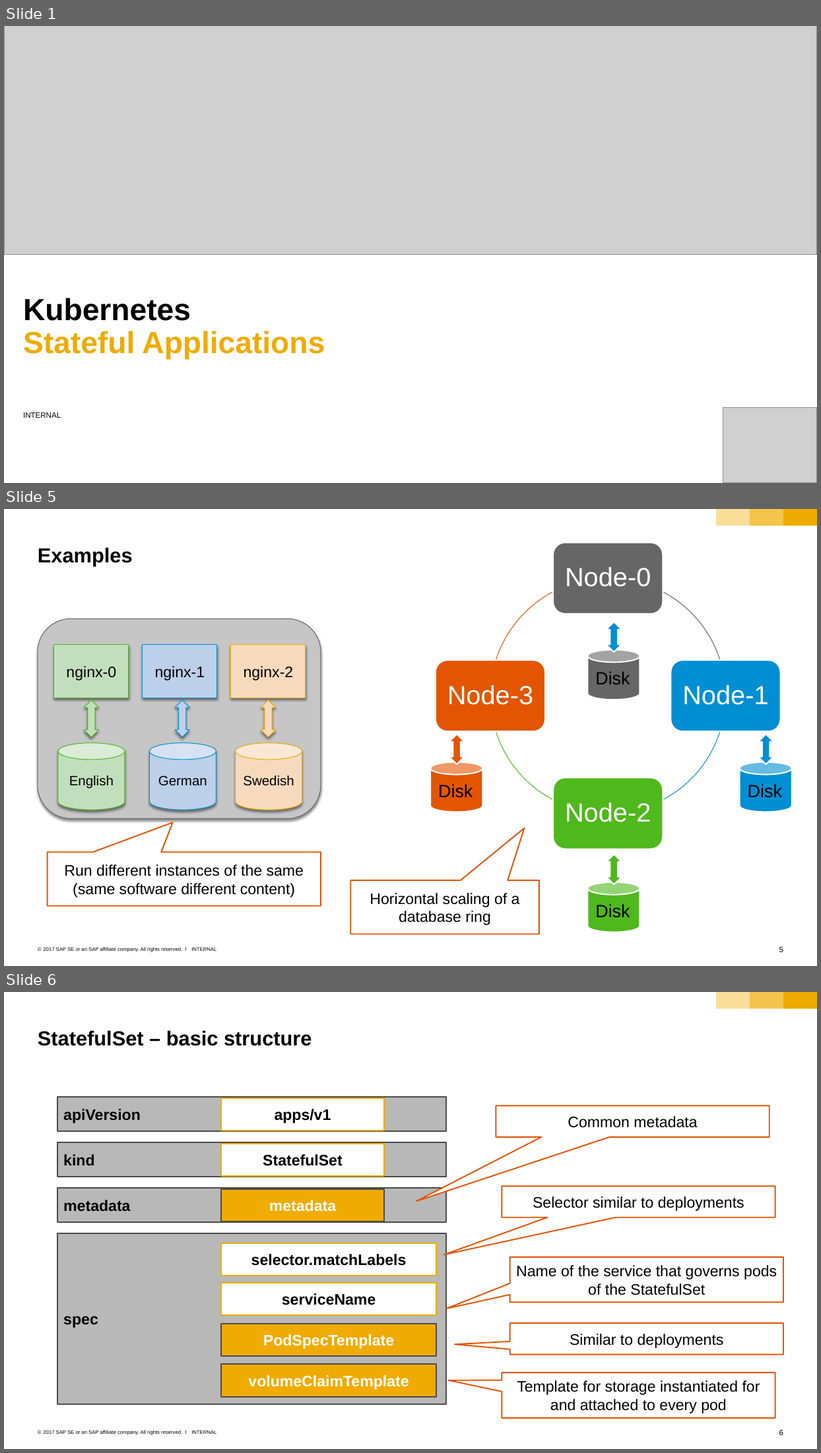
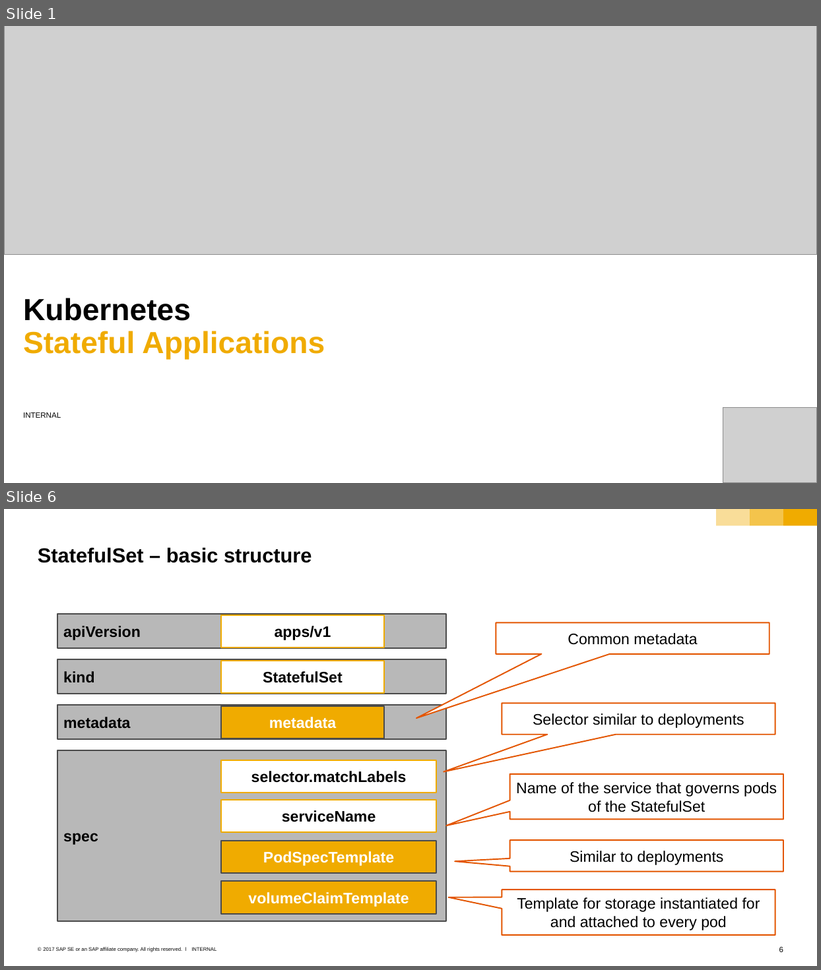
Before and after one commit to cuijiyao01/docker-k8s-training, a slide deck: kubernetes/10_statefulset.pptx. Shown one above the other, each under a label of ours: slides 1, 5 and 6 before the commit, slides 1 and 6 after it; the slides between them are not shown. The pictures are 821x1453 and 821x970 pixels, drawn with LibreOffice and Linux fonts; fonts in the diff are those of the drawing; grey boxes stand for pictures; background and template pictures are left out. Boxes give left, top, right and bottom in pixels: in the first picture for what was removed or moved away, otherwise in the second. Text is boxed around its words. In the diff, an @@ line names an element or a change of style, - is before the commit and + after.

```diff
--- a/kubernetes/10_statefulset.pptx
+++ b/kubernetes/10_statefulset.pptx
@@ slide 5 removed at bbox=[4, 509, 817, 966], background #FFFFFF; not listed: 6 template elements that a slide beside it also shows @@
@@ title removed at bbox=[38, 547, 133, 566] @@
-Examples
@@ group removed at bbox=[436, 543, 781, 849]: 4 rounded rectangles, 4 texts, 4 freeform shapes @@
-Node-0
-Node-1
-Node-2
-Node-3
@@ rounded rectangle removed at bbox=[38, 619, 320, 819] @@
@@ up down arrow removed at bbox=[606, 622, 622, 652] @@
@@ rectangle removed at bbox=[54, 645, 128, 698] @@
-nginx-0
@@ rectangle removed at bbox=[143, 645, 217, 698] @@
-nginx-1
@@ rectangle removed at bbox=[231, 645, 305, 698] @@
-nginx-2
@@ cylinder removed at bbox=[587, 650, 640, 700] @@
-Disk
@@ up down arrow removed at bbox=[84, 700, 98, 737] @@
@@ up down arrow removed at bbox=[175, 700, 189, 737] @@
@@ up down arrow removed at bbox=[261, 700, 275, 737] @@
@@ cylinder removed at bbox=[58, 743, 125, 810] @@
-English
@@ cylinder removed at bbox=[150, 743, 216, 810] @@
-German
@@ cylinder removed at bbox=[236, 743, 302, 810] @@
-Swedish
@@ up down arrow removed at bbox=[449, 735, 464, 765] @@
@@ up down arrow removed at bbox=[758, 735, 774, 765] @@
@@ cylinder removed at bbox=[430, 762, 483, 812] @@
-Disk
@@ cylinder removed at bbox=[740, 762, 792, 812] @@
-Disk
@@ speech box removed at bbox=[48, 852, 321, 906] @@
-Run different instances of the same (same software different content)
@@ up down arrow removed at bbox=[606, 855, 622, 885] @@
@@ speech box removed at bbox=[350, 880, 539, 934] @@
-Horizontal scaling of a database ring
@@ cylinder removed at bbox=[587, 882, 640, 932] @@
-Disk
```
Also in this commit, not shown: 1 slide changed, 3 slides added, 3 other slides removed.
